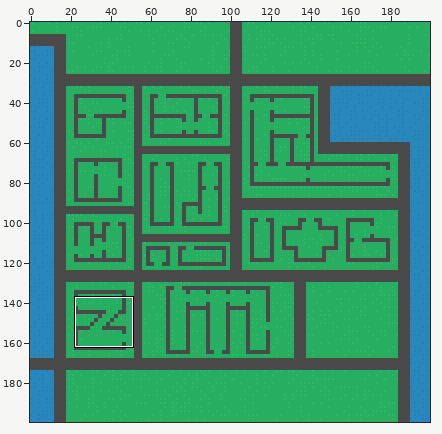
Two versions of one sprite sheet, maps/minimap.png. The picture above shows the old version from afar; the outline marks the close-up.
Close-up. Before the edit:
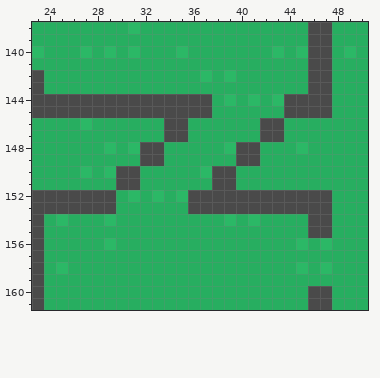
The file is 200x200 pixels. Colours within 5 levels of each other are drawn and written as one. Shown: x 23..50, y 138..161.
The same view after the edit:
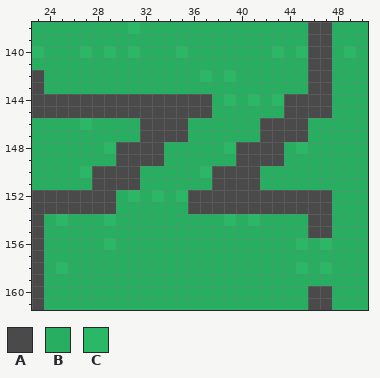
Palette (. is transparent): A #4a4a4a  B #27ae60  C #2bb866
Change:
y 146..147: x 32..33 BB -> AA; x 44..45 BB -> AA
y 148: x 30..31 BC -> AA; x 42..43 BB -> AA
y 149: x 30..31 BB -> AA; x 42..43 BB -> AA
y 150: x 28..29 BC -> AA; x 40..41 BB -> AA
y 151: x 28..29 BB -> AA; x 40..41 BB -> AA
Pixel boxes of the changes (left, top, right, bottom) in both close-ups:
changed: (92, 118, 164, 190)
changed: (236, 118, 308, 190)
